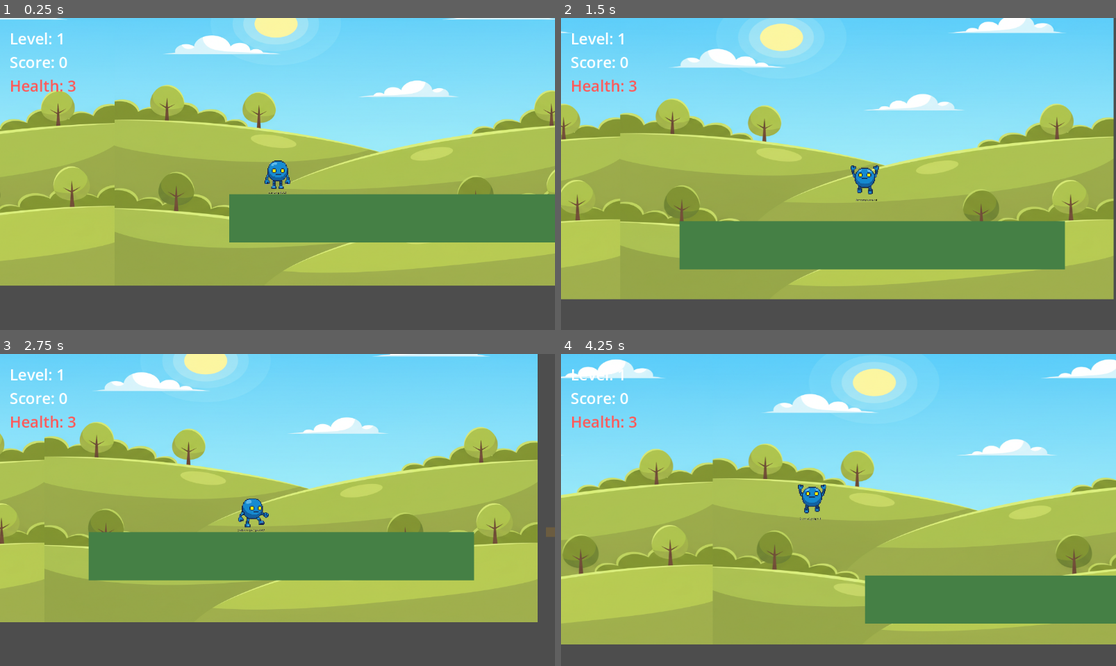
Above: before the commit, frames 1-4 (two rows, left to right).
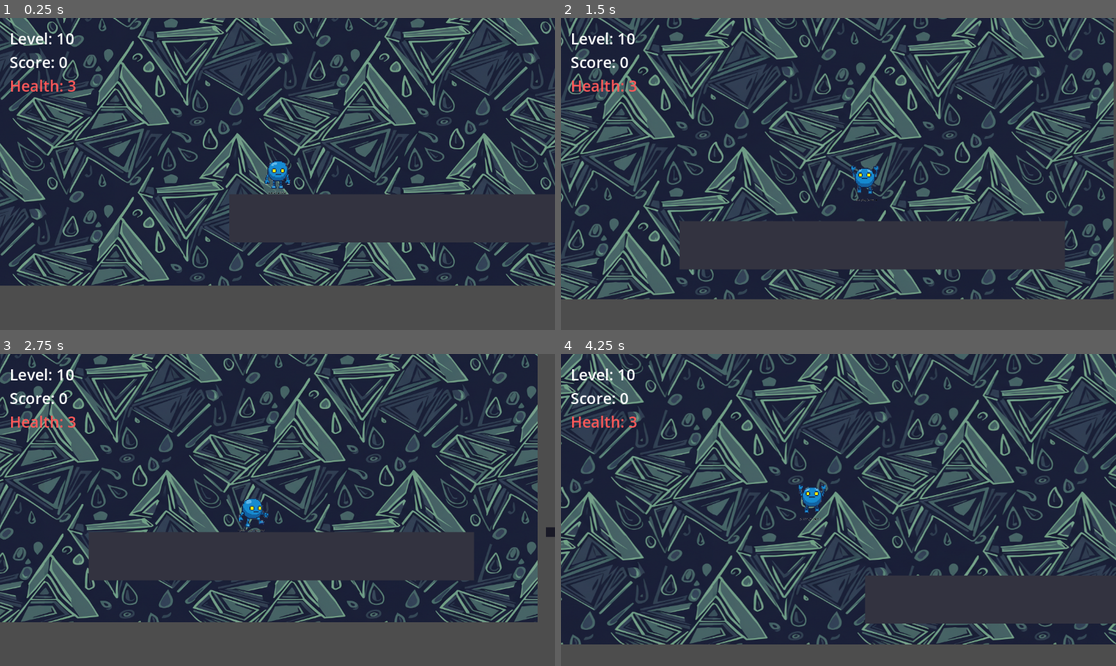
Above: after the commit, the same moments.

Repository: Paul-Hoke/2d-scroller-game
Game: Godot game, scene res://scenes/levels/Level10.tscn
Same seed, same stepped clock (60 frames per second), same inputs: the game is played once before the commit and once after it. This scene is started directly instead of the project's main scene. The engine's default icon, where the game draws it, is replaced by a stand-in: a white triangle on a blue panel in a dark square.
Inputs:
- Up to frame 1 (0.25 s): no input
- Up to frame 2 (1.5 s): hold D (move_right) from 0.53 s (still down); tap Space (jump) at 0.77 s
- Up to frame 3 (2.75 s): tap Space (jump) at 1.52 s; release D (move_right) at 2.03 s; hold A (move_left) from 2.03 s (still down)
- Up to frame 4 (4.25 s): keep holding A (move_left); tap Space (jump) at 3.02, 3.77 s

The runs differ from the first frame. In frame 1, 85% of the frame differs, in the area x 0-100%, y 0-86%; in frame 2, 89%; in frame 3, 83%; in frame 4, 93%, in the area x 0-100%, y 0-94%.
Error before the commit: Parse Error: There is already a variable named "floor_color" declared in this scope. (res://scripts/LevelLogic.gd:80)

Commit message:
Fix level number display on HUD
- Added fallback to node name when scene_file_path is empty for level ID extraction
- Removed redundant atmospheric setup code in LevelLogic.gd
- Ensured level_changed signal is emitted with correct level number

Diff:
--- a/scripts/LevelLogic.gd
+++ b/scripts/LevelLogic.gd
@@ -5,13 +5,16 @@
 	GameState.current_level_path = scene_file_path
 	GameState.start_level_timer()
 
-	# Extract level name from path (e.g., "Level3" from "res://scenes/levels/Level3.tscn")
-	var level_name = scene_file_path.get_file().get_basename()
+	# Extract level name from path or node name
+	var level_id = scene_file_path.get_file().get_basename()
+	if level_id == "":
+		level_id = name
+
 	var level_num = 1
-	if level_name == "Main":
+	if level_id == "Main":
 		level_num = 1
-	elif level_name.begins_with("Level"):
-		level_num = int(level_name.replace("Level", ""))
+	elif level_id.begins_with("Level"):
+		level_num = int(level_id.replace("Level", ""))
 
 	GameState.current_level_name = str(level_num)
 	GameState.level_changed.emit(str(level_num))
@@ -76,23 +79,6 @@
 
 	_apply_colors_recursive(self, floor_color, plat_color)
 
-	# Setup Colors (Floor/Platforms)
-	var floor_color = Color(0.27, 0.5, 0.27) # Forest Green
-	var plat_color = Color(0.42, 0.36, 0.25) # Brown
-
-	match theme:
-		"cave":
-			floor_color = Color(0.2, 0.2, 0.25) # Dark Blue/Grey
-			plat_color = Color(0.1, 0.1, 0.15)
-		"sky":
-			floor_color = Color(0.7, 0.8, 1.0) # Light Blue
-			plat_color = Color(0.9, 0.9, 1.0)
-		"lava":
-			floor_color = Color(0.4, 0.1, 0.0) # Deep Red
-			plat_color = Color(0.2, 0.0, 0.0)
-
-	_apply_colors_recursive(self, floor_color, plat_color)
-
 func _apply_colors_recursive(node: Node, floor_color: Color, plat_color: Color):
 	if node is ColorRect:
 		if "Floor" in node.get_parent().name:
Not shown, added: level_debug.log
